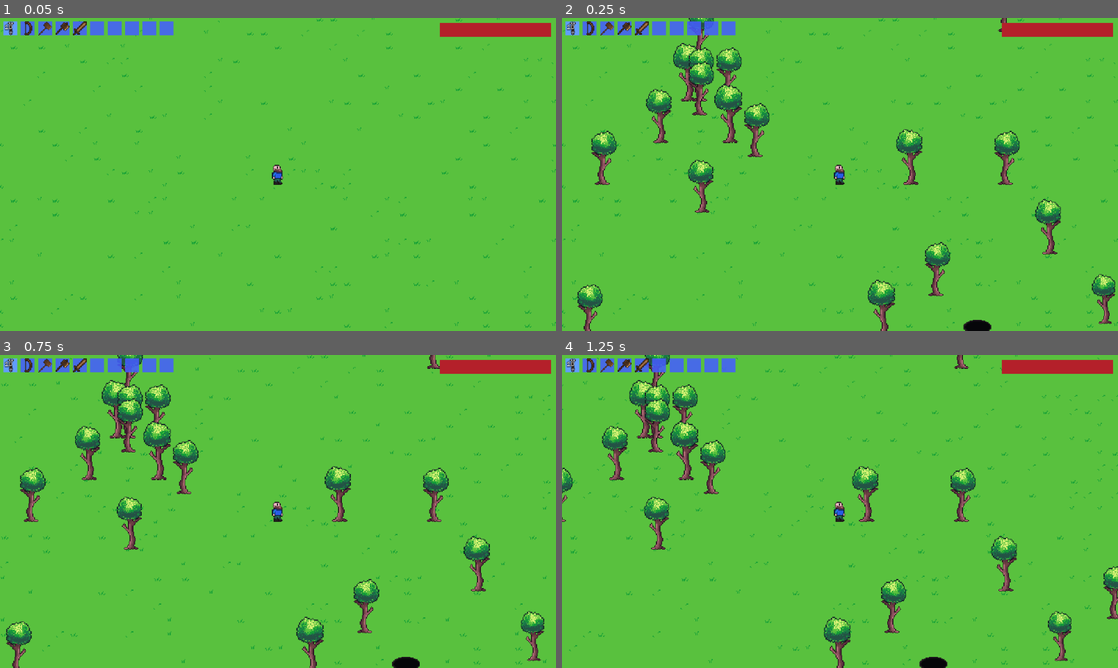
Above: before the commit, frames 1-4 (two rows, left to right).
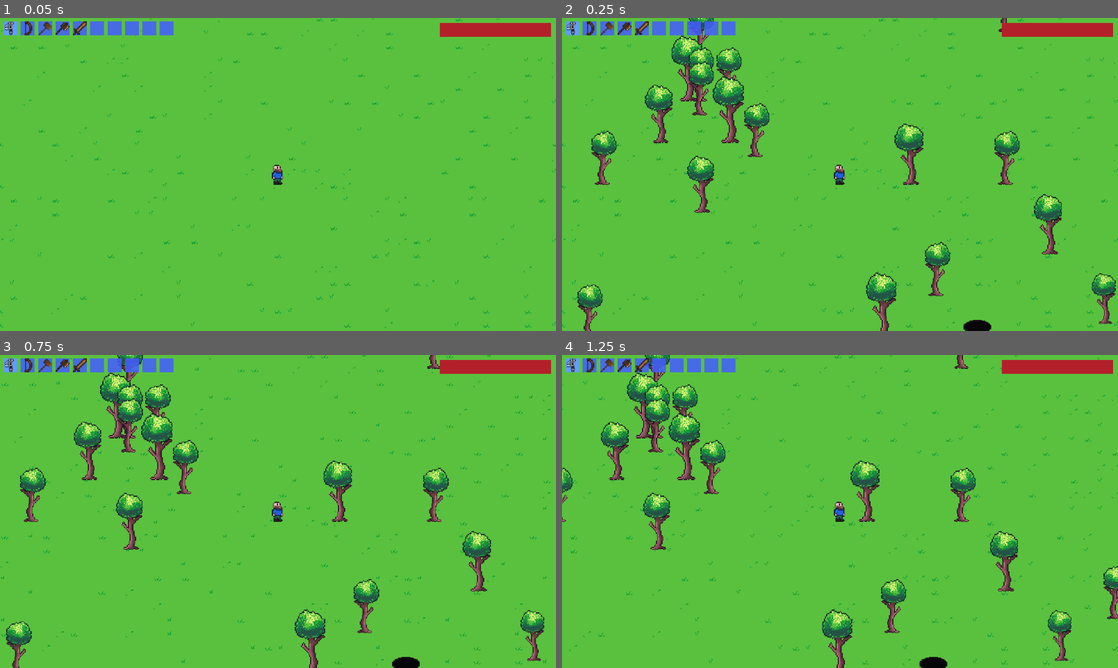
Above: after the commit, the same moments.

Repository: spsJakubSzydlowski/Evergrint
Game: Godot game, scene res://scenes/main.tscn
The game is run twice, just before and just after one commit, with the same random seed, the same clock (stepped at 60 frames per second) and the same inputs.
Inputs (mouse positions are in pixels of both pictures, inside the frame that each line leads up to):
- Up to frame 1 (0.05 s): no input
- Up to frame 2 (0.25 s): no input
- Up to frame 3 (0.75 s): tap Enter at 0.5 s; move the mouse to (11, 364) at 0.52 s; hold Right from 0.53 s (still down); tap A (a) at 0.6 s; click (11, 364) at 0.67 s
- Up to frame 4 (1.25 s): keep holding Right; tap D (d) at 0.8 s

Frame 1 is identical in both runs. In frame 2, 3.0% of the frame differs, in the area x 14-100%, y 5-100%; in frame 3, 3.0%; in frame 4, 3.0%, in the area x 7-92%, y 5-100%.

Commit message:
Bigger range of sizes

Diff:
--- a/scripts/generate_surface.gd
+++ b/scripts/generate_surface.gd
@@ -69,7 +69,7 @@
 			occupied_cells.append(random_map_pos)
 			if tree:
 				if randf() > 0.5:
-					var rand_size = randf_range(0.9, 1.1)
+					var rand_size = randf_range(0.9, 1.25)
 					tree.scale = Vector2(rand_size, rand_size)
 					tree.scale.x *= -1
 			spawned += 1
